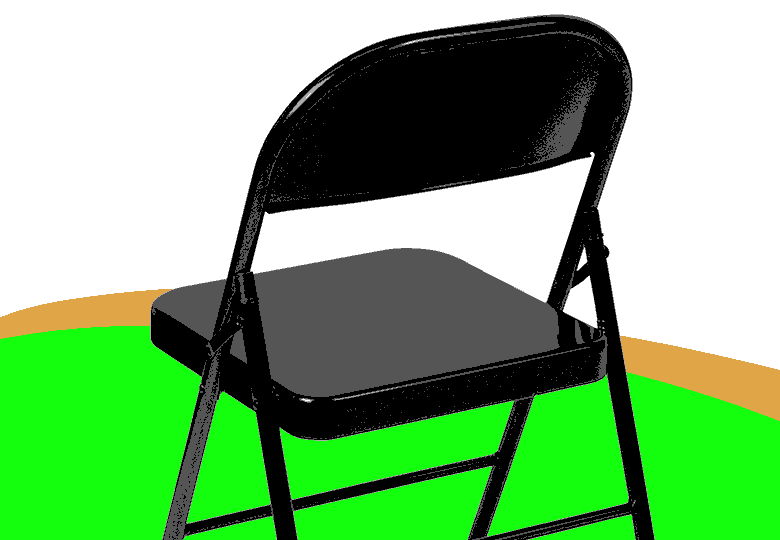
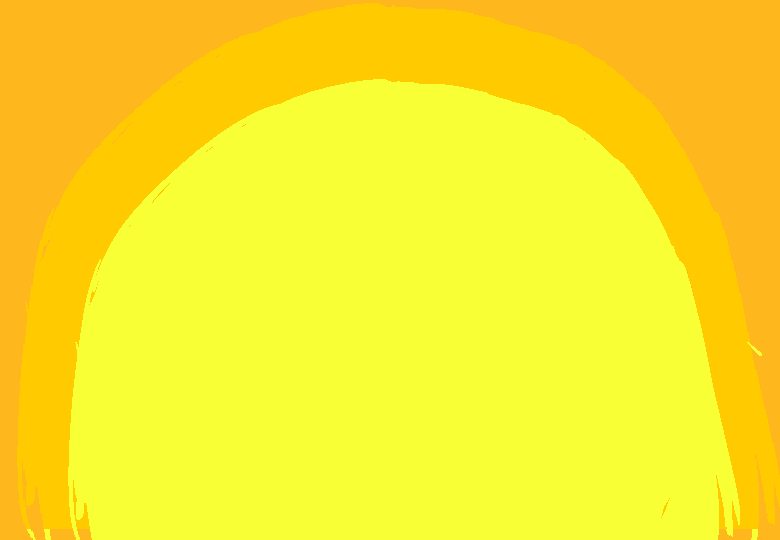
Comparing the layer stacks of the two 780 × 540 images. Changes:
removed group "sketch" (2nd of 2) (3 layers) over [0, 0, 780, 540]
removed layer "chair2.png" from group "sketch" over [0, 0, 780, 540]
removed layer "Paint Layer 10" from group "sketch" over [0, 256, 780, 512]
removed layer "Paint Layer 9" from group "sketch" over [0, 256, 780, 540]
added layer "Paint Layer 6" above "Copy of Paint Layer 6" over [64, 64, 780, 540]
added layer "Copy of Paint Layer 6" above "Paint Layer 4" over [0, 0, 780, 540]
showed "Background", painted on it over [0, 0, 780, 540]
